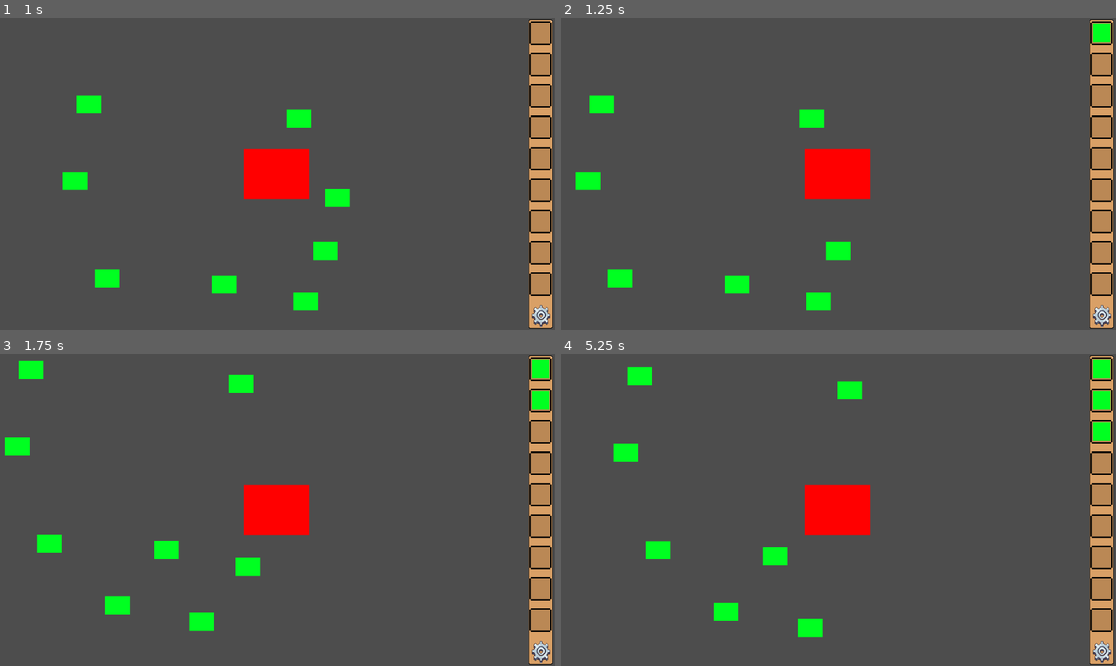
Above: before the commit, frames 1-4 (two rows, left to right).
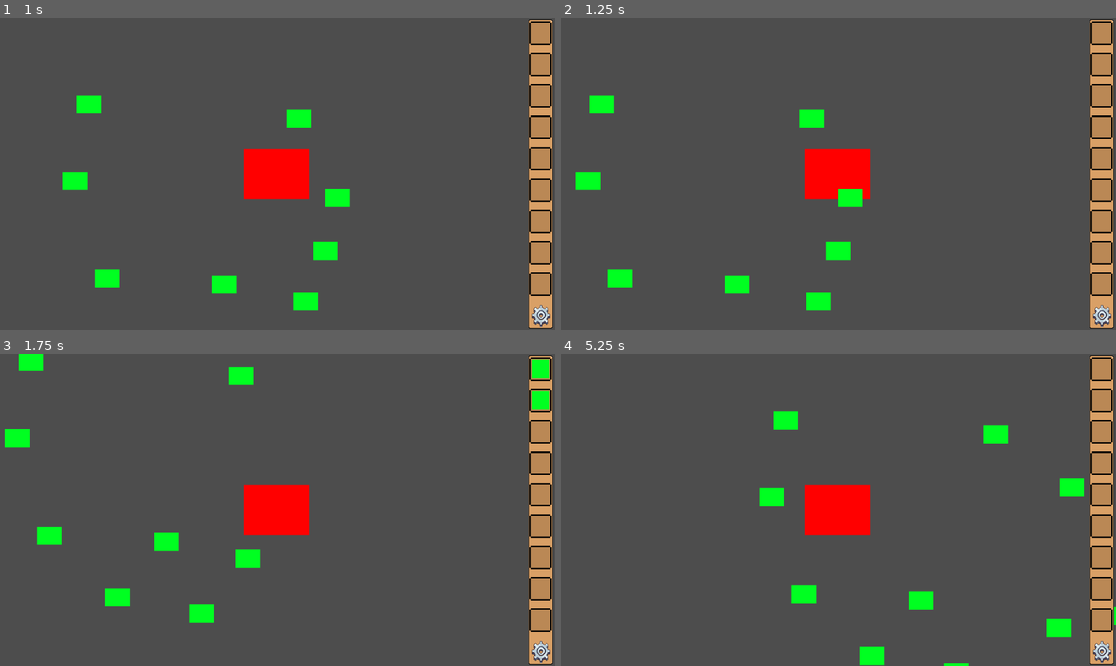
Above: after the commit, the same moments.

Repository: Vini-Lino/My-code-DsTrBR
Game: Godot game, scene res://Scenes/da_game.tscn
Same seed, same stepped clock (60 frames per second), same inputs: the game is played once before the commit and once after it.
Inputs:
- Up to frame 1 (1 s): tap Enter at 0.5 s; hold D (move_right) from 0.53 s (still down); hold E (E) from 0.53 s (still down); tap Q (Q) at 0.8 s
- Up to frame 2 (1.25 s): keep holding D (move_right); keep holding E (E)
- Up to frame 3 (1.75 s): release D (move_right) at 1.28 s; release E (E) at 1.28 s; hold S (move_down) from 1.28 s (still down); tap Q (Q) at 1.35 s; tap E (E) at 1.55 s
- Up to frame 4 (5.25 s): release S (move_down) at 2.03 s; hold D (move_right) 2.03-2.78 s; hold E (E) 2.03-2.78 s; tap Q (Q) at 2.3, 2.85, 3.8, 4.35 s; hold W (move_up) 2.78-3.53 s; tap E (E) at 3.05, 4.55 s; hold E (E) 3.53-4.28 s; hold A (move_left) 3.53-5.03 s; tap Tab (inventory_open_close) at 4.15 s; hold S (move_down) from 5.03 s (still down); hold E (E) from 5.03 s (still down)

Frame 1 is identical in both runs. In frame 2, 0.4% of the frame differs, in the area x 49-99%, y 1-61%; in frame 3, 1.9%; in frame 4, 4.6%, in the area x 9-100%, y 1-100%.

Commit message:
Finished the inventory system
When i wake up tomorrow, it will be time to start inserting the textures Kaua sent to me, and see if i can get some stuff about the delivery or the enemies finished

Diff:
--- a/death-stranding-br-2d/Inventory/InvScripts/inv_ui.gd
+++ b/death-stranding-br-2d/Inventory/InvScripts/inv_ui.gd
@@ -1,6 +1,4 @@
 extends Control
-
-@onready  var game_manager = %GameManager
 
 @onready var slot1 = $NinePatchRect/GridContainer/inv_UI_slot/Sprite2D2
 @onready var slot2 = $NinePatchRect/GridContainer/inv_UI_slot2/Sprite2D2
@@ -13,22 +11,40 @@
 @onready var slot9 = $NinePatchRect/GridContainer/inv_UI_slot9/Sprite2D2
 @onready var settings = $NinePatchRect/GridContainer/settings_ui_slot
 
-func _process(delta: float):
-	if game_manager.cargo >= 1:
+func _process(_delta: float):
+	if GameManager.cargo >= 1:
 		slot1.visible = true
-	if game_manager.cargo >= 2:
+	else:
+		slot1.visible = false
+	if GameManager.cargo >= 2:
 		slot2.visible = true
-	if game_manager.cargo >= 3:
+	else:
+		slot2.visible = false
+	if GameManager.cargo >= 3:
 		slot3.visible = true
-	if game_manager.cargo >= 4:
+	else:
+		slot3.visible = false
+	if GameManager.cargo >= 4:
 		slot4.visible = true
-	if game_manager.cargo >= 5:
+	else:
+		slot4.visible = false
+	if GameManager.cargo >= 5:
 		slot5.visible = true
-	if game_manager.cargo >= 6:
+	else:
+		slot5.visible = false
+	if GameManager.cargo >= 6:
 		slot6.visible = true
-	if game_manager.cargo >= 7:
+	else:
+		slot6.visible = false
+	if GameManager.cargo >= 7:
 		slot7.visible = true
-	if game_manager.cargo >= 8:
+	else:
+		slot7.visible = false
+	if GameManager.cargo >= 8:
 		slot8.visible = true
-	if game_manager.cargo >= 9:
+	else:
+		slot8.visible = false
+	if GameManager.cargo >= 9:
 		slot9.visible = true
+	else:
+		slot9.visible = false
--- a/death-stranding-br-2d/Inventory/inv_ui.gd
+++ b/death-stranding-br-2d/Inventory/inv_ui.gd
@@ -1,29 +1,23 @@
-extends Control
+#extends Control
+#
+#@onready var slots: Array = $NinePatchRect/GridContainer.get_children()
+#
+#var is_open = false
 
-@onready var inv: Inv = preload("res://inventory/playerinv.tres")
-@onready var slots: Array = $NinePatchRect/GridContainer.get_children()
+#func _ready():
+#	close()
 
-var is_open = false
+#func _process(delta):
+#	if Input.is_action_just_pressed("inventory_open_close"):
+#		if is_open:
+#			close()
+#		else:
+#			open()
 
-func _ready():
-	update_slots()
-	close()
+#func open():
+#	self.visible = true
+#	is_open = true
 
-func update_slots():
-	for i in range(min(inv.items.size(), slots.size())):
-		slots[i].update(inv.items[i])
-
-func _process(delta):
-	if Input.is_action_just_pressed("inventory_open_close"):
-		if is_open:
-			close()
-		else:
-			open()
-
-func open():
-	self.visible = true
-	is_open = true
-
-func close():
-	visible = false
-	is_open = false
+#func close():
+#	visible = false
+#	is_open = false
--- a/death-stranding-br-2d/Inventory/inv_ui_slot.gd
+++ b/death-stranding-br-2d/Inventory/inv_ui_slot.gd
@@ -1,10 +1,10 @@
-extends Panel
+#extends Panel
+#
+#@onready var item_visual: Sprite2D = $CenterContainer/Panel/item_display
 
-@onready var item_visual: Sprite2D = $CenterContainer/Panel/item_display
-
-func update(slot: InvItem):
-	if !slot.item:
-		item_visual.visible = false
-	else:
-		item_visual.visible = true
-		item_visual.texture = slot.item.texture
+#func update(slot: InvItem):
+#	if !slot.item:
+#		item_visual.visible = false
+#	else:
+#		item_visual.visible = true
+#		item_visual.texture = slot.item.texture
--- a/death-stranding-br-2d/Scripts/carga.gd
+++ b/death-stranding-br-2d/Scripts/carga.gd
@@ -1,30 +1,25 @@
 extends Area2D
-
-@onready var game_manager = %GameManager
 
 var scene = preload("res://Assets/carga.png")
 
-func _ready():
-	add_to_group("NodesGroup")
+#func _ready():
+#	add_to_group("NodesGroup")
 
 var is_player_inside = false
 
-func _on_body_entered(body):
+func _on_body_entered(_body):
 	is_player_inside = true
 
-func _on_body_exited(body: Node2D) -> void:
+func _on_body_exited(_body: Node2D) -> void:
 	is_player_inside = false
 
-func _physics_process(delta):
-	while is_player_inside == true:
-		if Input.is_action_pressed("E"):
-			if game_manager.cargo <= 8:
-				game_manager.add_cargo()
-				queue_free()
-				break
-			else:
-				print("carga is full!")
-		await get_tree().create_timer(100000000).timeout
+func _physics_process(_delta):
+	if is_player_inside == true and Input.is_action_just_pressed("E"):
+		if GameManager.cargo < 9:
+			GameManager.add_cargo()
+			queue_free()
+		else:
+			print("carga is full!")
 
 #func _process(delta: float):
 	#if Input.is_action_pressed()
--- a/death-stranding-br-2d/Scripts/game_manager.gd
+++ b/death-stranding-br-2d/Scripts/game_manager.gd
@@ -5,3 +5,7 @@
 func add_cargo():
 	cargo += 1
 	print(cargo)
+
+func remove_cargo():
+	cargo -= 1
+	print(cargo)
--- a/death-stranding-br-2d/Scripts/player_movement.gd
+++ b/death-stranding-br-2d/Scripts/player_movement.gd
@@ -1,19 +1,30 @@
 extends CharacterBody2D
 
-@onready var game_manager = %GameManager
 @export var movement_speed : float = 1000
 var character_direction : Vector2
 
-func _physics_process(delta):
+func _physics_process(_delta):
 	character_direction.x = Input.get_axis("move_left", "move_right")
 	character_direction.y = Input.get_axis("move_up", "move_down")
 
-	if character_direction and game_manager.cargo == 0 or 1:
+	if character_direction and GameManager.cargo == 0 or 1:
 		velocity = character_direction * movement_speed
 	else:
 		velocity = velocity.move_toward(Vector2.ZERO, movement_speed)
 
-	if character_direction and game_manager.cargo >= 2:
-		velocity = character_direction * movement_speed / game_manager.cargo * (game_manager.cargo / 2)
+	if character_direction and GameManager.cargo >= 2:
+		velocity = character_direction * movement_speed / GameManager.cargo * 1.5
 
 	move_and_slide()
+
+var cargo_scene := preload("res://Scenes/carga.tscn")
+
+func _process(_delta: float) -> void:
+	if Input.is_action_just_pressed("Q") and GameManager.cargo > 0:
+		GameManager.remove_cargo()
+		drop_item()
+
+func drop_item() -> void:
+	var dropped_item = cargo_scene.instantiate()
+	dropped_item.global_position = global_position
+	get_tree().current_scene.add_child(dropped_item)
--- a/death-stranding-br-2d/inv_slot.gd
+++ b/death-stranding-br-2d/inv_slot.gd
@@ -1,6 +1,6 @@
-extends Resource
+#extends Resource
 
-class_name InvSlot
+#class_name InvSlot
 
-@export var item: InvItem
-@export var amount: int
+#@export var item: InvItem
+#@export var amount: int
--- a/death-stranding-br-2d/project.godot
+++ b/death-stranding-br-2d/project.godot
@@ -14,6 +14,10 @@
 run/main_scene="uid://bf1t0r2hfplnw"
 config/features=PackedStringArray("4.4", "Forward Plus")
 config/icon="res://icon.svg"
+
+[autoload]
+
+GameManager="*res://Scripts/game_manager.gd"
 
 [global_group]
 
